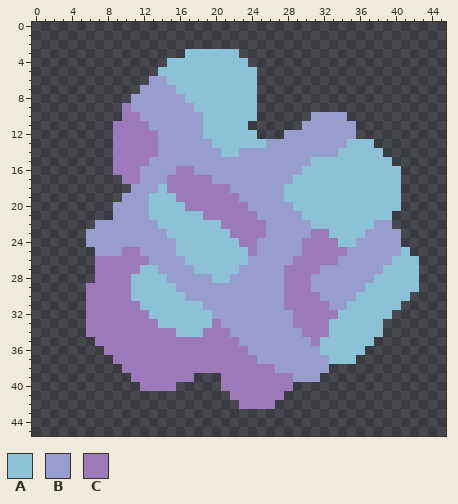
Pixel-art sprite -- sprites/blocks/environment/puzzle-boulder3.png. The first picture shows the starting point.
The file is 46x46 pixels.
Palette (. is transparent): A #8cc2d7  B #979dcc  C #9c79b9
Pixels before, first column x 6:
 3 ...........AAAAAA....................
 4 .........AAAAAAAAA...................
 5 ........AAAAAAAAAAA..................
 6 .......BBAAAAAAAAAA..................
 7 ......BBBBAAAAAAAAA..................
 8 .....BBBBBBAAAAAAAA..................
 9 ....CBBBBBBBAAAAAAA..................
10 ....CCBBBBBBBAAAAAA......BBBB........
11 ...CCCCBBBBBBAAAAA......BBBBBB.......
12 ...CCCCCBBBBBAAAAAA...BBBBBBBB.......
13 ...CCCCCBBBBBBAAAAAABBBBBBBBBAAA.....
14 ...CCCCCBBBBBBBAABBBBBBBBBBBAAAAA....
15 ...CCCCBBBBBBBBBBBBBBBBBBAAAAAAAAA...
16 ...CCCBBBBCCBBBBBBBBBBBBAAAAAAAAAAA..
17 ....CCBBBCCCCCBBBBBBBBBAAAAAAAAAAAA..
18 .....BBBACCCCCCCBBBBBBAAAAAAAAAAAAA..
19 ....BBBAAACCCCCCCBBBBBAAAAAAAAAAAAA..
20 ...BBBBAAAACCCCCCCBBBBBAAAAAAAAAAAA..
21 ...BBBBAAAAAACCCCCCBBBBBAAAAAAAAAA...
22 .BBBBBBBAAAAAAACCCCCBBBBBAAAAAAABB...
23 BBBBBBBBBAAAAAAACCCCBBBBBCCAAAABBBB..
24 BBBBBBBBBBAAAAAAACCBBBBBCCCCAABBBBB..
25 .BBBCCBBBBAAAAAAAACBBBBBCCCCCBBBBBBA.
26 .CCCCCCBBBBAAAAAAABBBBBCCCCCBBBBBBAAA
27 .CCCCCAABBBBAAAAABBBBBCCCCBBBBBBBAAAA
28 .CCCCAAAABBBBBAABBBBBBCCCBBBBBBBAAAAA
29 CCCCCAAAAABBBBBBBBBBBBCCCBBBBBBAAAAAA
30 CCCCCAAAAAABBBBBBBBBBBCCCCBBBBAAAAAA.
31 CCCCCCAAAAAAABBBBBBBBBCCCCCBBAAAAAA..
32 CCCCCCCAAAAAAABBBBBBBBBCCCCCAAAAAA...
33 CCCCCCCCAAAAAACBBBBBBBBCCCCAAAAAA....
34 CCCCCCCCCCAAACCCBBBBBBBBCCCAAAAAA....
35 .CCCCCCCCCCCCCCCCBBBBBBBBCAAAAAA.....
36 ..CCCCCCCCCCCCCCCCBBBBBBBBAAAAA......
37 ...CCCCCCCCCCCCCCCCBBBBBBBBAAA.......
38 ....CCCCCCCCCCCCCCCCCBBBBBB..........
39 .....CCCCCCC...CCCCCCCCBBB...........
40 ......CCCC.....CCCCCCCC..............
41 ................CCCCCC...............
42 .................CCCC................
After the commit:
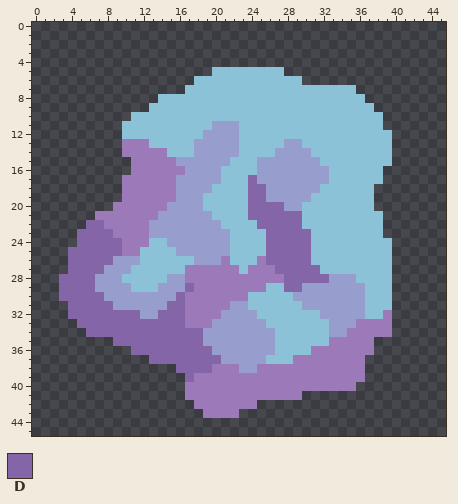
Colours new in this view: D #8465a8
Change:
Changed rows in their new state; - is an unchanged pixel.
first column x 3:
 3 --------------......--------------------
 4 ------------.........-------------------
 5 -----------......-----AAA---------------
 6 ----------.....-------AAAAA-------------
 7 ---------.....--------AAAAAAAAAAA-------
 8 --------...AAA--------AAAAAAAAAAAA------
 9 -------...AAAAA-------AAAAAAAAAAAAA-----
10 -------.AAAAAAAA------AAAAAAAAAAAAAA----
11 ------.AAAAAAAAA-BBB-AAAAAAAAAAAAAAA----
12 ------.AAAAAAAAABBBB--AAAAAAAAAAAAAAA---
13 ------.---AAAAA--BBB---AA--AAAAA---AA---
14 ------.----CAAA---BBAAAA----AAA-----A---
15 ------..--CCC------AAA------B-----------
16 ------..-CCCC-B---AAAA-----BBB------..--
17 ---------CCC-BBBB-AAAD----BBBB------..--
18 -------CCCCC-BBBBAAAADD--BBBB------...--
19 -------CCCCCCBBBAAAAADD--BBB-------...--
20 ------CCCCCCBBBBAAAAADDDD-B--------...--
21 ----CCCCCCCBBBBBBAAAADDDDDD---------.---
22 ---DDCCCCC-BBBBBBBAAAADDDDDA-------A.---
23 --DDDDCCCC--BBBBBBBAAAADDDDDAA----AA..--
24 --DDDDDCCCAA-BBBBBB-AAADDDDDAAA--AAAA.--
25 -DDDDDD--AAAABBBBBB--AADDDDDAAAAAAAAA..-
26 -DDDDDBBBAAAAA-BBBC--ACDDDDDAAAAAAAAA...
27 -DDDDBBBA--AAACCCCCCACCCDDDDDAAAAAAA-...
28 DDDDBBBA------CCCCCCCCCCCDDDDD---AA--...
29 DDDDBBBB---BB-DCCCCCCCCAADDB---------...
30 DDDDDBBBBBBBBDCCCCCCCAAAAABBB----B---..-
31 -DDDDDBBBBBBDDCCCCC--AAAAAABBB--BB---.--
32 -DDDDDDDDBBDDDCCCC----AAAAAAABBBBB--C---
33 --DDDDDDDDDDDDCCCB-----AAAAAAABBBCCCC---
34 ---DDDDDDDDDDDDDBBB-----AAAAAABBCCCCC---
35 ----..DDDDDDDDDDBBBB----AAAAA-CCCCC-----
36 -----...DDDDDDDDDBBBB---AAAACCCCCCC-----
37 ------....DDDDDDDDBBBB-AAACCCCCCCC------
38 -------......DDDD---BB--CCCCCCCCCC------
39 --------......DCCC--------CCCCCCCC------
40 ---------....-CCCC--------CCCCCCC-------
41 --------------CCCCC------CC-------------
42 ---------------CCCCC--..----------------
43 ----------------CCCC--------------------
Changed places in both pictures, as pixel boxes (x1, y1, x2, y2):
changed: (59, 49, 419, 418)
